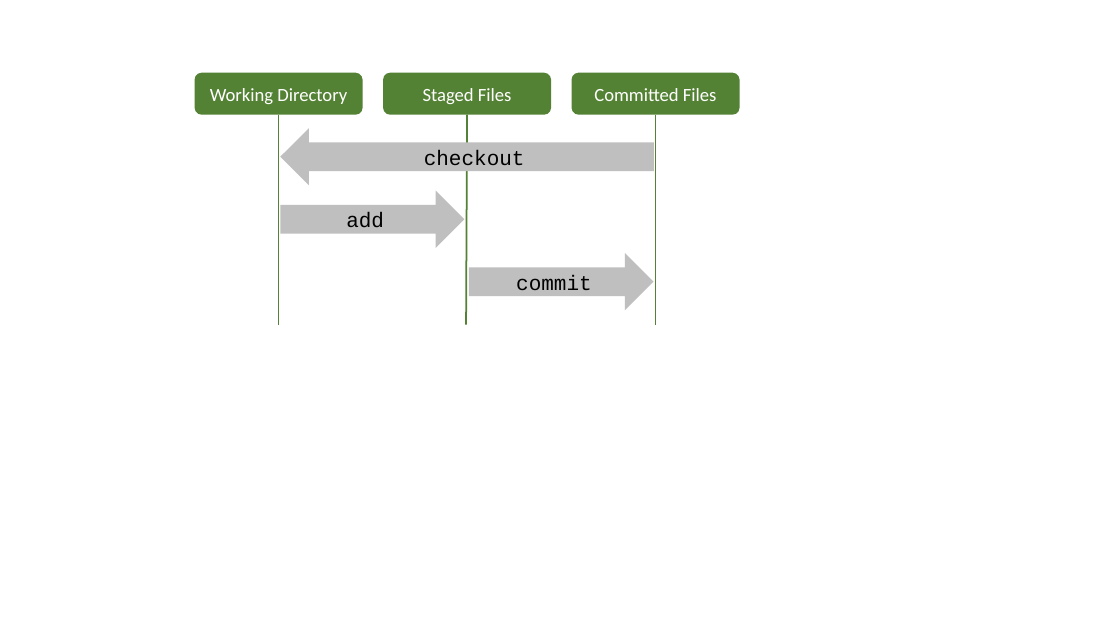
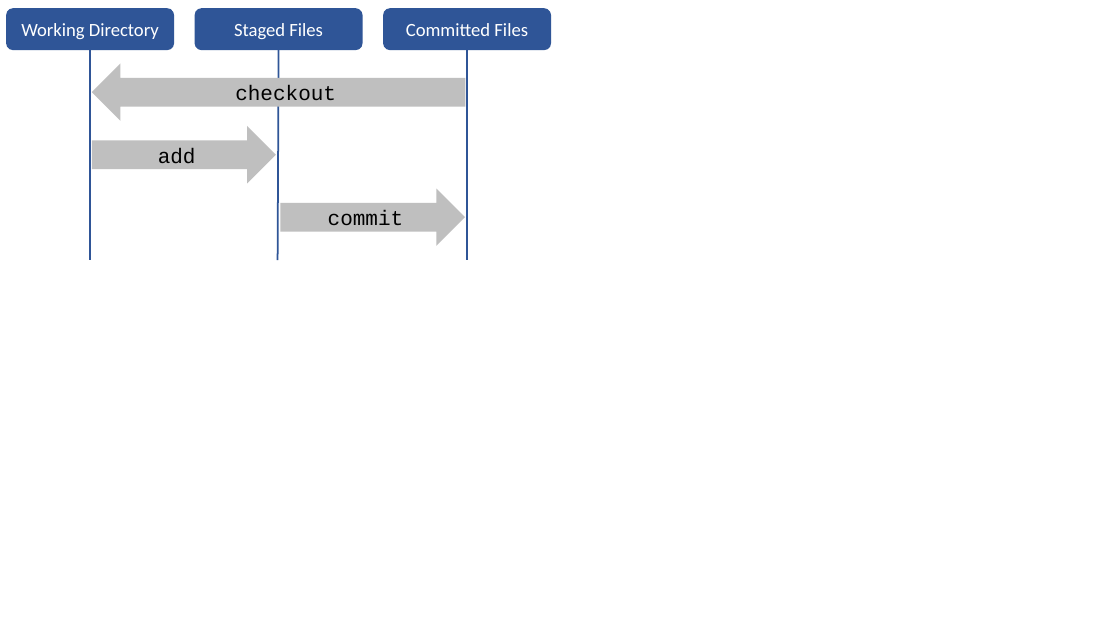
Before and after one commit to K1-ZR/practice-git, a slide deck: slide 1 of images/images.pptx. Drawn at 1120x630 pixels with LibreOffice and Linux fonts; fonts in the diff are those of the drawing. Boxes give left, top, right and bottom in pixels: in the first picture for what was removed or moved away, otherwise in the second. Text is boxed around its words. In the diff, an @@ line names an element or a change of style, - is before the commit and + after.

```diff
--- a/images/images.pptx
+++ b/images/images.pptx
@@ fill #548235 to #2F5597 in 3 elements at bbox=[6, 8, 174, 50], bbox=[383, 8, 551, 50], bbox=[195, 8, 363, 50] @@
@@ line (90, 50) - (90, 260): stroke #548235 1.5 pt to #2F5597 1.5 pt @@
@@ 3 rounded rectangles, 3 right arrows, 3 lines: place and size @@
-3 rounded rectangles, 3 right arrows, 3 lines at bbox=[195, 73, 739, 325]
+3 rounded rectangles, 3 right arrows, 3 lines at bbox=[6, 8, 551, 260]
@@ line (279, 50) - (277, 260): stroke #548235 1.5 pt to #2F5597 1.5 pt @@
@@ line (467, 50) - (467, 260): stroke #548235 1.5 pt to #2F5597 1.5 pt @@
```
Also in this commit, not shown: 4 other slides changed, 1 slide added, 8 other files.
